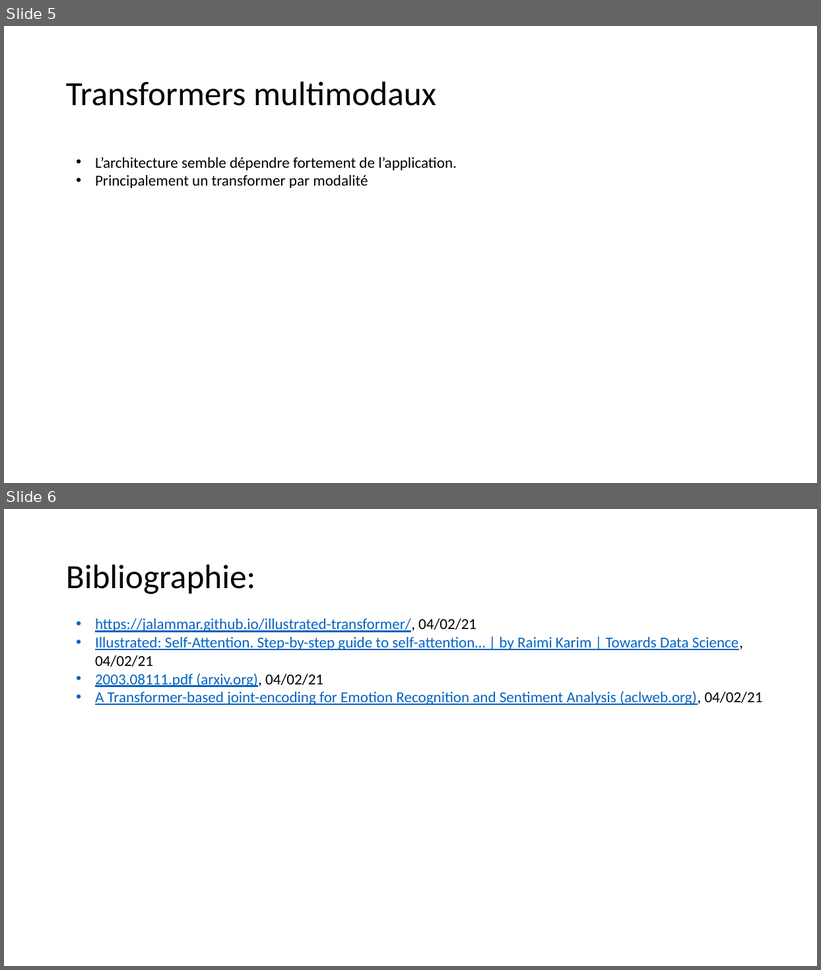
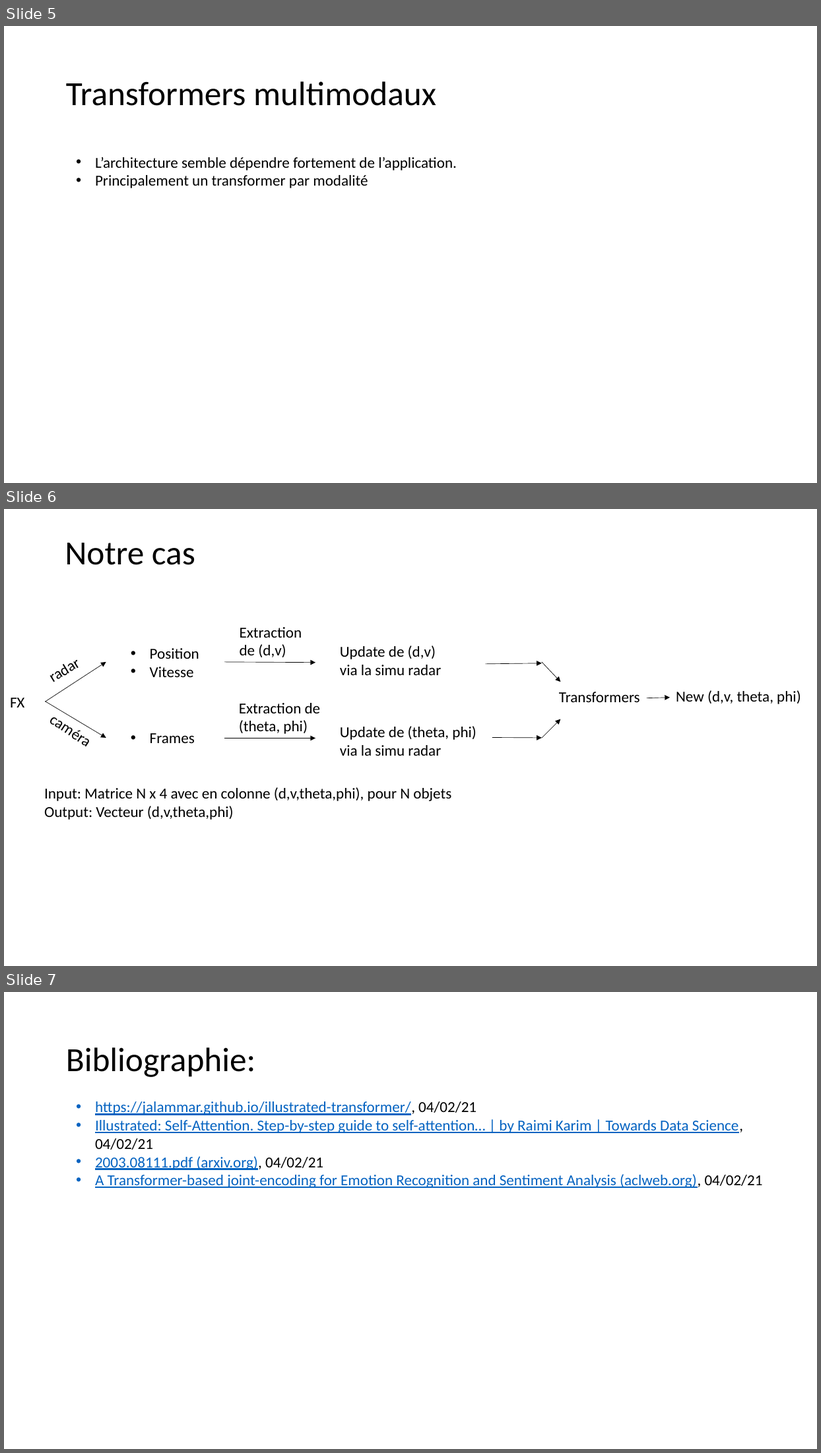
Before and after one commit to grotsartdehe/TFE, a slide deck: Presentation/Transformers_presentation.pptx. Shown one above the other, each under a label of ours: slides 5 and 6 before the commit, slides 5, 6 and 7 after it. The pictures are 821x970 and 821x1453 pixels, drawn with LibreOffice and Linux fonts; fonts in the diff are those of the drawing. Boxes give left, top, right and bottom in pixels: in the first picture for what was removed or moved away, otherwise in the second. Text is boxed around its words. In the diff, an @@ line names an element or a change of style, - is before the commit and + after.

Commit message:
Add powerpoint réunion de jeudi

```diff
--- a/Presentation/Transformers_presentation.pptx
+++ b/Presentation/Transformers_presentation.pptx
@@ slide 6 added at (4, 509, 817, 966), background #FFFFFF @@
@@ title added at (65, 543, 195, 565), 40 pt, text #000000 @@
+Notre cas
@@ text added at (240, 627, 302, 657), 18 pt, text #000000 @@
+Extraction de (d,v)
@@ text added at (38, 640, 101, 691), 18 pt, text #000000 @@
+radar
@@ text added at (340, 646, 441, 675), 18 pt, text #000000 @@
+Update de (d,v)
+via la simu radar
@@ arrow added from (45, 702) to (106, 662), #000000 0.5 pt @@
@@ text added at (150, 648, 199, 677), 18 pt, text #000000 @@
+• Position
+• Vitesse
@@ arrow added from (225, 662) to (316, 663), #000000 0.5 pt @@
@@ arrow added from (485, 664) to (542, 663), #000000 0.5 pt @@
@@ arrow added from (542, 662) to (561, 682), #000000 0.5 pt @@
@@ text added at (10, 698, 24, 708), 18 pt, text #000000 @@
+FX
@@ text added at (40, 704, 104, 758), 18 pt, text #000000 @@
+caméra
@@ arrow added from (45, 701) to (106, 738), #000000 0.5 pt @@
@@ text added at (239, 703, 321, 734), 18 pt, text #000000 @@
+Extraction de (theta, phi)
@@ text added at (559, 692, 640, 702), 18 pt, text #000000 @@
+Transformers
@@ arrow added from (647, 698) to (670, 698), #000000 0.5 pt @@
@@ text added at (676, 691, 801, 704), 18 pt, text #000000 @@
+New (d,v, theta, phi)
@@ text added at (340, 726, 477, 756), 18 pt, text #000000 @@
+Update de (theta, phi)
+via la simu radar
@@ arrow added from (542, 739) to (561, 720), #000000 0.5 pt @@
@@ text added at (150, 733, 195, 743), 18 pt, text #000000 @@
+• Frames
@@ arrow added from (225, 739) to (316, 739), #000000 0.5 pt @@
@@ arrow added from (492, 738) to (542, 738), #000000 0.5 pt @@
@@ text added at (44, 788, 451, 820), 18 pt, text #000000 @@
+Input: Matrice N x 4 avec en colonne (d,v,theta,phi), pour N objets
+Output: Vecteur (d,v,theta,phi)
@@ what was slide 6 is now slide 7 @@
```
Also in this commit, not shown: 2 other files.
